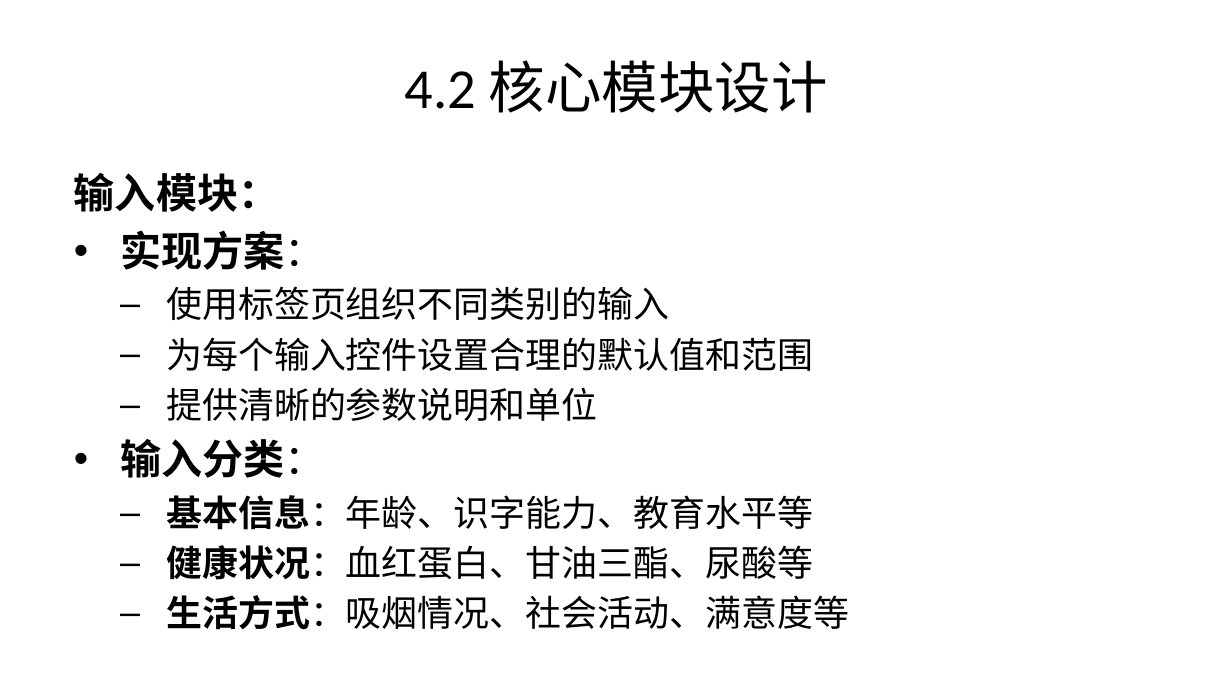
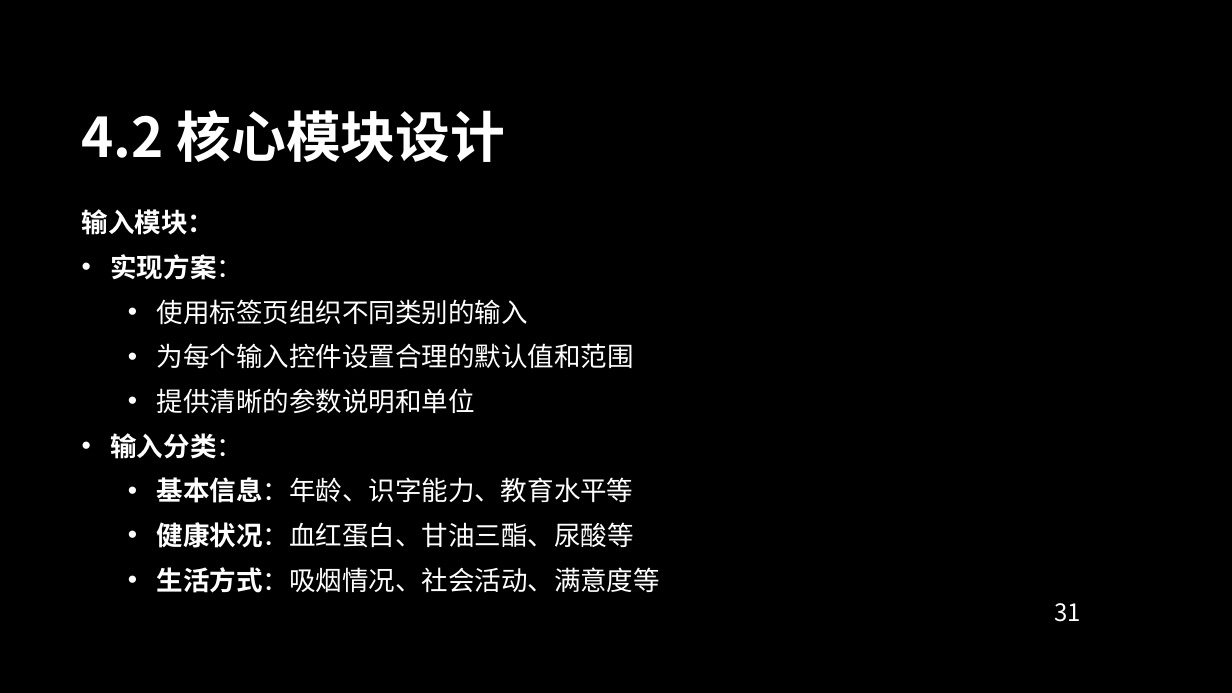
Before and after one commit to Kiriny1999/analysis-ic-model, a slide deck: slide 31 of shiny_app_documentation.pptx (slide 32 before the commit). Drawn at 1232x693 pixels with LibreOffice and Linux fonts; fonts in the diff are those of the drawing; background and template pictures are left out. Boxes give left, top, right and bottom in pixels: in the first picture for what was removed or moved away, otherwise in the second. Text is boxed around its words. In the diff, an @@ line names an element or a change of style, - is before the commit and + after.

```diff
--- a/shiny_app_documentation.pptx
+++ b/shiny_app_documentation.pptx
@@ background #FFFFFF to picture (left out) @@
@@ title "4.2 核心模块设计": place and size @@
-title "4.2 核心模块设计" at <box>404,60,828,113</box>
+title "4.2 核心模块设计" at <box>82,110,506,162</box>
@@ title "4.2 核心模块设计" at <box>82,110,506,162</box>: size 33 to 32 pt, font Calibri to Noto Sans CJK SC, text colour #000000 to #FFFFFF, bold on; alignment centre to left @@
@@ text "输入模块：": place and size @@
-text "输入模块：" at <box>74,173,849,630</box>
+text "输入模块：" at <box>82,209,660,593</box>
@@ text "输入模块：" at <box>82,209,660,593</box>: size 24 to 15.5 pt in "输入模块：", "实现方案：", "输入分类："; font Calibri to Noto Sans CJK SC, text colour #000000 to #FFFFFF; size 21 to 15.5 pt in "使用标签页组织不同类别的输入", "为每个输入控件设置合理的默认值和范围", "提供清晰的参数说明和单位", "基本信息：年龄、识字能力、教育水平等" and 2 more places; more space between paragraphs; indent changed; bullet – to •; vertical alignment top to middle @@
@@ page number added at <box>1054,603,1081,622</box>, 14 pt, text #FFFFFF @@
+31
```
Also in this commit, not shown: 49 other slides changed, 6 slides added, 3 slides removed, 2 other files.
